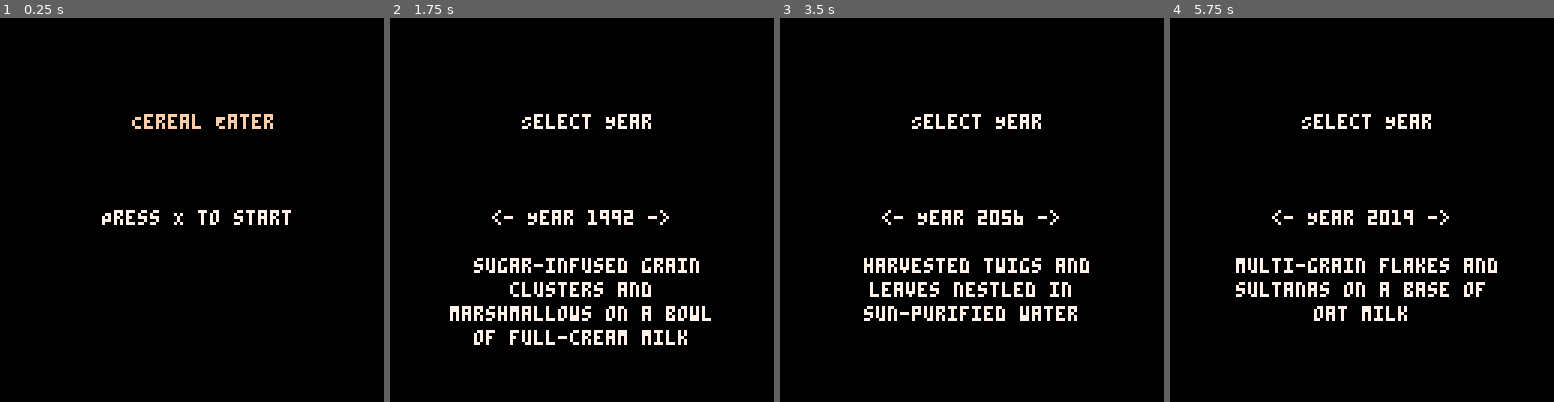
Above: before the commit, frames 1-4 (left to right).
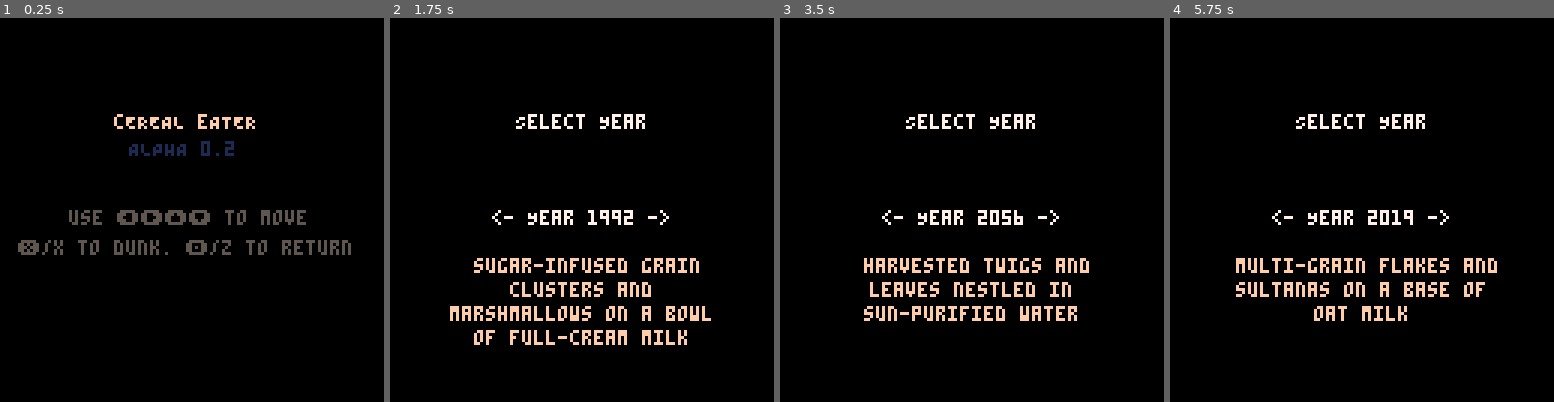
Above: after the commit, the same moments.

Repository: oddgoo/pico8-games
Game: PICO-8 cartridge cereal-eater.p8
The game is run twice, just before and just after one commit, with the same random seed, the same clock (stepped at 60 frames per second) and the same inputs.
Inputs:
- Up to frame 1 (0.25 s): no input
- Up to frame 2 (1.75 s): tap X (X key) at 0.33, 1.07 s; tap O (Z key) at 0.7, 1.7 s; hold Right from 1.6 s (still down)
- Up to frame 3 (3.5 s): tap X (X key) at 1.85, 2.97 s; release Right at 2.1 s; tap O (Z key) every 0.4 s from 2.1 to 3.3 s; hold Up 2.15-2.42 s; hold Right 2.47-3.03 s; hold Left from 3.08 s (still down)
- Up to frame 4 (5.75 s): release Left at 3.58 s; hold Down 3.63-3.97 s; tap O (Z key) every 0.4 s from 3.7 to 5.7 s; hold Right 4.02-4.68 s; tap X (X key) at 4.08, 5.2 s; hold Up 4.73-5.03 s; hold Left 5.08-5.68 s; hold Down from 5.73 s (still down)

The runs differ from the first frame. In frame 1, 4.1% of the frame differs, in the area x 4-92%, y 25-62%; in frame 2, 4.4%, in the area x 15-84%, y 25-86%; in frame 3, 3.5%; in frame 4, 3.2%.

Commit message:
-improvements to the title and year selection

Diff:
--- a/cereal-eater.p8
+++ b/cereal-eater.p8
@@ -81,11 +81,13 @@
 function _draw()
 	if nav_state == "title" then
 	 cls()
-	 print("Cereal Eater", 44, 32, 15)
-	 print("Press X to start", 34, 64, 7)
+	 print("cEREAL eATER", 38, 32, 15)
+	 print("ALPHA 0.2", 43, 41, 1)
+	 print("use ⬅️➡️⬆️⬇️ to move ", 23, 64, 5)
+	 print("❎/x to dunk. 🅾️/z to return", 6, 74, 5)
 	elseif nav_state == "year_select" then
 	 cls()
-	 print("Select Year", 44, 32, 7)
+	 print("Select Year", 42, 32, 7)
 	 print("<- Year " .. years[selected_year].label .. " ->", 34, 64, 7)
 	 local description = years[selected_year].description
 	 local lines = {}
@@ -104,7 +106,7 @@
 	 local y = 80
 	 for line in all(lines) do
 		local x = (128 - #line * 4) / 2
-		print(line, x, y, 7)
+		print(line, x, y, 15)
 		y += 8
 	 end
 
